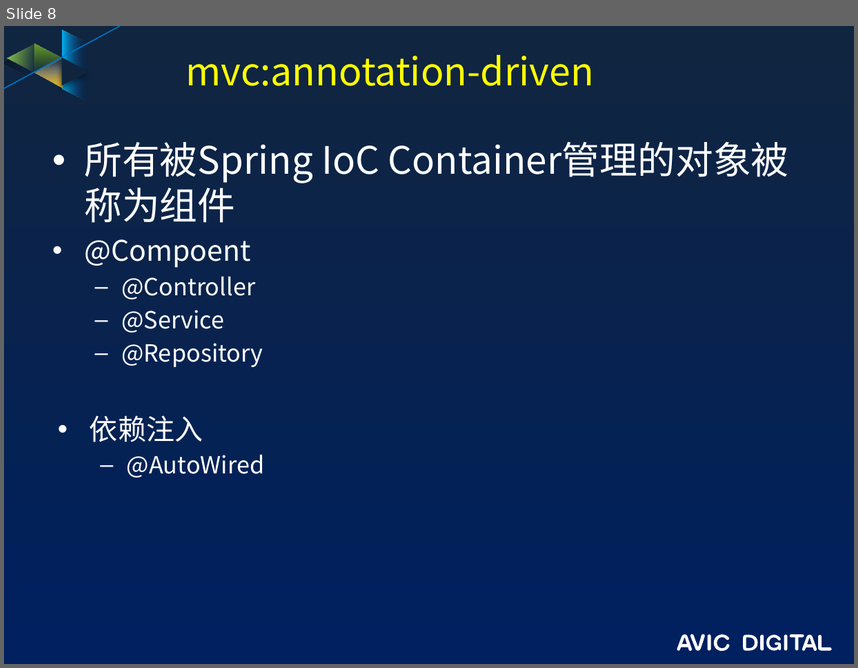
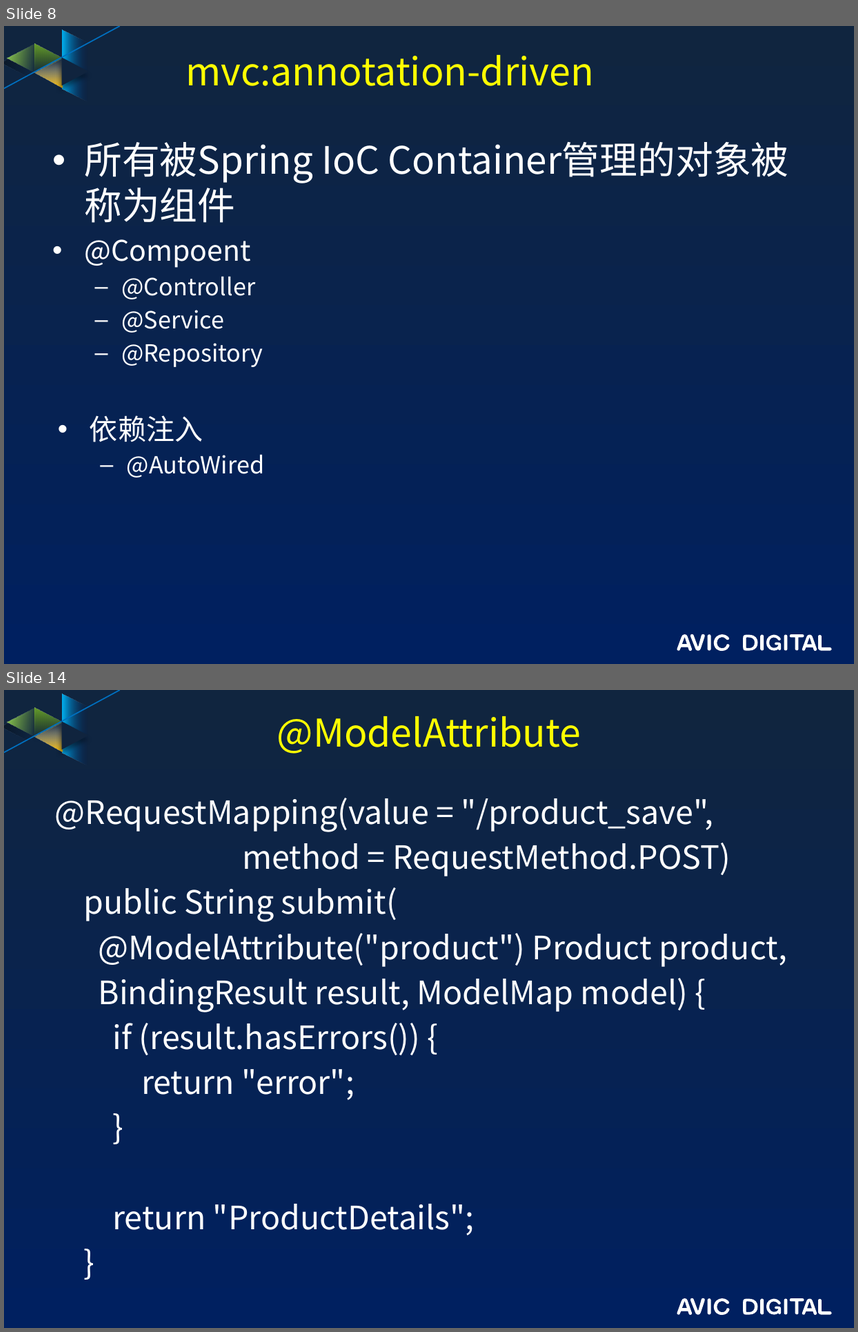
Before and after one commit to guofengzh/java-way, a slide deck: spring/docs/08-spring-mvc.pptx. Shown one above the other, each under a label of ours: slide 8 before the commit, slides 8 and 14 after it; the slides between them are not shown. The pictures are 858x668 and 858x1332 pixels, drawn with LibreOffice and Linux fonts; fonts in the diff are those of the drawing; background and template pictures are left out. Boxes give left, top, right and bottom in pixels: in the first picture for what was removed or moved away, otherwise in the second. Text is boxed around its words. In the diff, an @@ line names an element or a change of style, - is before the commit and + after.

```diff
--- a/spring/docs/08-spring-mvc.pptx
+++ b/spring/docs/08-spring-mvc.pptx
@@ slide 14 added at box(4, 690, 854, 1328), background gradient #10253F to #002060; not listed: 17 template elements that a slide beside it also shows @@
@@ title added at box(277, 716, 582, 753), 32.4 pt, text #FFFF00 @@
+@ModelAttribute
@@ text added at box(55, 798, 787, 1235), 27.2 pt, text #FFFFFF @@
+@RequestMapping(value = "/product_save",
+method = RequestMethod.POST)
+public String submit(
+@ModelAttribute("product") Product product,
+BindingResult result, ModelMap model) {
+if (result.hasErrors()) {
+return "error";
+}
+return "ProductDetails";
+}
```
Also in this commit, not shown: 5 other slides added, 13 other files.
